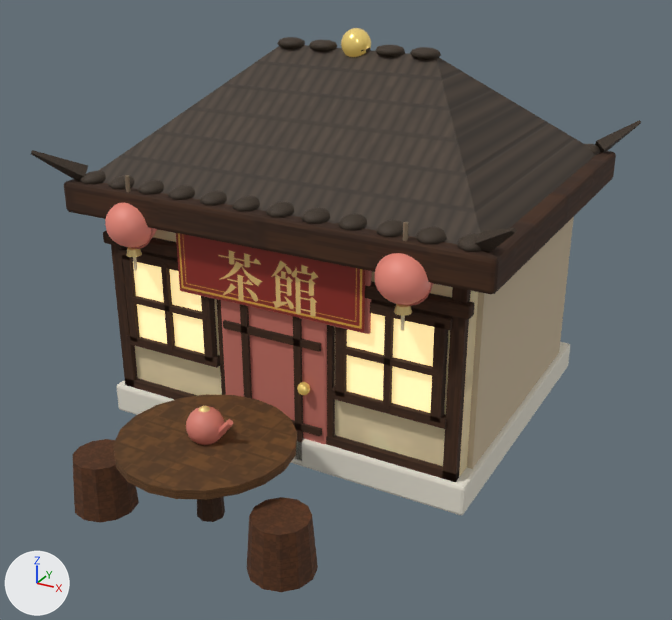
Renders of the glTF model public/models/teahouse.glb from each side of a commit.
The view is the same before and after, from a 50 mm lens placed at (4.12, -7.88, 4.81), pointed at (0.25, -0.84, 1.29). Every picture has the same lights, and +X, +Y and +Z are marked at lower left. The picture after the commit comes second. Where no turn or scale is listed for an object, it has been applied to the vertices. Vertices at exactly the same position are counted once.
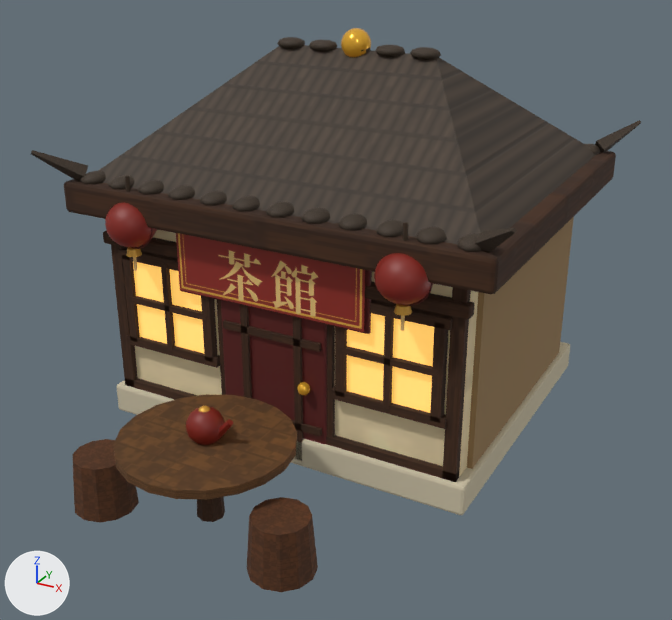
The edits, one by one:
Material 'gold' (mat_gold) changes colour from yellow #eed28a to orange #d9a441; in linear values from (0.851, 0.643, 0.255) to (0.694, 0.371, 0.0529).
Material 'darkred' (mat_darkred) changes colour from pink #c57163 to dark red #571510; in linear values from (0.561, 0.165, 0.125) to (0.0953, 0.0075, 0.00518).
Material 'dark' (mat_dark) changes colour from brown #83715a to brown #3a2a1a; in linear values from (0.227, 0.165, 0.102) to (0.0423, 0.0232, 0.0103).
Material 'stone' (mat_stone) changes colour from pale yellow #e9e3d4 to beige #cfc4a8; in linear values from (0.812, 0.769, 0.659) to (0.624, 0.552, 0.392).
Material 'side_wood' (mat_side_wood) changes colour from beige #ccba9c to brown #9a7d55; in linear values from (0.604, 0.49, 0.333) to (0.323, 0.205, 0.0908).
Material 'gold_bright' (mat_gold_bright) changes colour from yellow #f5da83 to orange #e8b23a; in linear values from (0.91, 0.698, 0.227) to (0.807, 0.445, 0.0423).
In material 'gold_bright' (mat_gold_bright), emission_color goes from (0.162, 0.106, 0.0188) (brown #705c25) to (0.0762, 0.0307, 0.00155) (brown #4e3105).
Material 'window_glow' (mat_window_glow) changes colour from beige #ffeec2 to beige #ffd98a; in linear values from (1.0, 0.851, 0.541) to (1.0, 0.694, 0.254).
In material 'window_glow' (mat_window_glow), emission_color goes from (0.7, 0.524, 0.211) (yellow #dabf7f) to (0.7, 0.365, 0.0519) (orange #daa340).
Material 'red_pot' (mat_red_pot) changes colour from pink #da8071 to red #7d1e12; in linear values from (0.702, 0.216, 0.165) to (0.205, 0.013, 0.00605).
Material 'lantern_7d1e12' (mat_lantern_7d1e12) is new.
Its base color is (0.205, 0.013, 0.00605) (red #7d1e12).
Its emission color is (0.0143, 0.00112, 0.000777) (black #200403).
Its emission strength is 1.0.
me_sphere_033 has 262 vertices, 520 faces and spans x -0.231..0.231, y -0.231..0.231, z -0.213..0.213.
me_sphere_033 is used by ob_lantern_l_body; location (-1.35, -1.75, 2.15).
me_sphere_033 part 1: 520 faces spanning x -0.231..0.231, y -0.231..0.231, z -0.213..0.213 switch from mat_lantern_b3372a (pink #da8071) to mat_lantern_7d1e12 (red #7d1e12).
me_sphere_034 has 262 vertices, 520 faces and spans x -0.231..0.231, y -0.231..0.231, z -0.213..0.213.
me_sphere_034 is used by ob_lantern_r_body; location (1.35, -1.75, 2.15).
me_sphere_034 part 2: 520 faces spanning x -0.231..0.231, y -0.231..0.231, z -0.213..0.213 switch from mat_lantern_b3372a (pink #da8071) to mat_lantern_7d1e12 (red #7d1e12).

Pixel boxes [x1, y1, x2, y2] of what changed, in the pictures (672 x 620 px):
'side_panel.001', recoloured (beige to brown): [467, 217, 574, 469] in both
'base', recoloured: [117, 342, 570, 515] in both
'door', recoloured (darker): [221, 300, 327, 444] in both
'window2_glow', recoloured: [347, 313, 434, 413] in both
'window_glow', recoloured: [133, 262, 204, 353] in both
'teapot', recoloured (pink to red): [186, 406, 225, 445] in both
'finial', recoloured (yellow to orange): [341, 28, 371, 57] in both
'sign_back', recoloured: [180, 270, 372, 334] in both
'lantern_R_tassel_cap', recoloured (darker): [394, 304, 412, 316] in both
'teapot_spout', recoloured: [218, 419, 233, 440] in both
'door_knob', recoloured: [297, 382, 310, 395] in both
'lantern_L_tassel_cap', recoloured: [126, 247, 142, 257] in both
'lantern_R_string', recoloured: [403, 222, 408, 241] in both
'lantern_L_string', recoloured: [125, 175, 131, 192] in both
'lantern_R_rib', recoloured: [407, 283, 432, 306] in both
'teapot_lid', recoloured: [199, 406, 210, 412] in both
'lantern_L_rib', recoloured: [131, 228, 153, 249] in both
part 1 of me_sphere_033, recoloured (pink to red): [105, 203, 157, 247] in both
part 2 of me_sphere_034, recoloured (pink to red): [374, 253, 433, 305] in both
